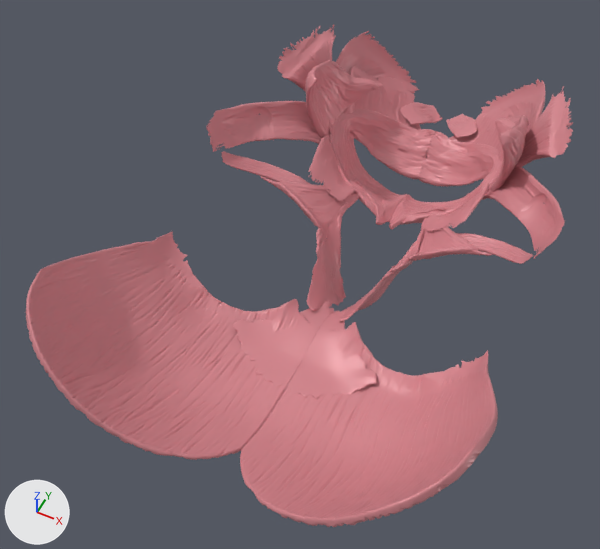
What one commit did to the glTF model public/anatomy/face-muscles.glb.
Rendered twice from a 50 mm camera at (60.7, -1678.6, 8.9) aimed at (-11.6, -1534.1, -171.8). The lights are fixed; the arrows at lower left show +X, +Y and +Z. The older version comes first. Where no turn or scale is listed for an object, it has been applied to the vertices.

The scene before the commit, as lines of its bpy script (objects in view):
```python
me_grand_zygomatique_gauche = bpy.data.meshes.new('grand_zygomatique_gauche')
me_grand_zygomatique_gauche.from_pydata(...)  # 5023 vertices, 10090 faces; spans x -14.3..14.3, y -26.4..26.4, z -12.4..12.4
me_grand_zygomatique_gauche.materials.append(mat_material_0)  # pink #d4868e
me_procerus_droit = bpy.data.meshes.new('procerus_droit')
me_procerus_droit.from_pydata(...)  # 2742 vertices, 5484 faces; spans x -11.2..11.2, y -17.7..17.7, z -3.0..3.0
me_procerus_droit.materials.append(mat_material_0)  # pink #d4868e
me_procerus_gauche = bpy.data.meshes.new('procerus_gauche')
me_procerus_gauche.from_pydata(...)  # 2738 vertices, 5469 faces; spans x -11.2..11.2, y -17.7..17.7, z -3.0..3.0
me_procerus_gauche.materials.append(mat_material_0)  # pink #d4868e
ob_grand_zygomatique_gauche = bpy.data.objects.new('grand_zygomatique_gauche', me_grand_zygomatique_gauche)
ob_grand_zygomatique_gauche.location = (38.8, -1489.3, -159.1)
ob_procerus_droit = bpy.data.objects.new('procerus_droit', me_procerus_droit)
ob_procerus_droit.location = (-11.9, -1547.9, -181.6)
ob_procerus_gauche = bpy.data.objects.new('procerus_gauche', me_procerus_gauche)
ob_procerus_gauche.location = (10.6, -1548.0, -181.6)
# also in view: 'risorius_droit' at (-38.0, -1467.0, -153.6); 'orbiculaire_de_la_bouche' at (-0.7, -1469.8, -176.7); 'mentonnier_droit' at (-8.0, -1444.6, -174.3); 'elevateur_de_l_angle_de_la_bouche_gauche' at (19.2, -1490.2, -171.1); 'buccinateur_gauche' at (26.8, -1471.2, -152.6)
```
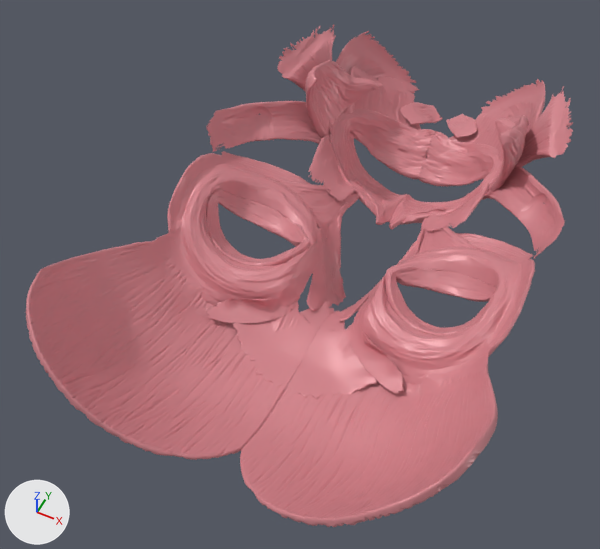
What differs and where, as boxes [x1, y1, x2, y2] in the pictures (600 x 549 px):
'orbiculaire_de_l_il_partie_palpebrale_droit', added (pink): after [167, 153, 322, 307]
'orbiculaire_de_l_il_partie_palpebrale_gauche', added (pink): after [353, 247, 535, 385]
'orbiculaire_de_l_il_partie_orbitaire_gauche', added (pink): after [385, 266, 497, 335]
'orbiculaire_de_l_il_partie_orbitaire_droit', added (pink): after [206, 189, 309, 266]
'corrugateur_du_sourcil_droit', added (pink): after [205, 293, 300, 324]
'corrugateur_du_sourcil_gauche', added (pink): after [349, 316, 405, 394]

Patch to the scene script:
```diff
--- a/public/anatomy/face-muscles.glb.py
+++ b/public/anatomy/face-muscles.glb.py
@@ ob_orbiculaire_de_l_il_partie_palpebrale_gauche @@
+ob_orbiculaire_de_l_il_partie_palpebrale_gauche = bpy.data.objects.new('orbiculaire_de_l_il_partie_palpebrale_gauche', me_orbiculaire_de_l_il_partie_palpebrale_gauche)  # 11521 vertices, 23042 faces; spans x -21.5..21.5, y -24.1..24.1, z -15.2..15.2; in mat_material_0 (pink #d4868e)
+ob_orbiculaire_de_l_il_partie_palpebrale_gauche.location = (29.5, -1528.7, -166.8)
@@ ob_orbiculaire_de_l_il_partie_palpebrale_droit @@
+ob_orbiculaire_de_l_il_partie_palpebrale_droit = bpy.data.objects.new('orbiculaire_de_l_il_partie_palpebrale_droit', me_orbiculaire_de_l_il_partie_palpebrale_droit)  # 11952 vertices, 23904 faces; spans x -21.5..21.5, y -24.1..24.1, z -15.3..15.3; in mat_material_0 (pink #d4868e)
+ob_orbiculaire_de_l_il_partie_palpebrale_droit.location = (-30.8, -1528.7, -166.8)
@@ ob_orbiculaire_de_l_il_partie_orbitaire_gauche @@
+ob_orbiculaire_de_l_il_partie_orbitaire_gauche = bpy.data.objects.new('orbiculaire_de_l_il_partie_orbitaire_gauche', me_orbiculaire_de_l_il_partie_orbitaire_gauche)  # 4140 vertices, 8280 faces; spans x -16.4..16.4, y -11.7..11.7, z -8.4..8.4; in mat_material_0 (pink #d4868e)
+ob_orbiculaire_de_l_il_partie_orbitaire_gauche.location = (28.0, -1527.7, -167.9)
@@ ob_orbiculaire_de_l_il_partie_orbitaire_droit @@
+ob_orbiculaire_de_l_il_partie_orbitaire_droit = bpy.data.objects.new('orbiculaire_de_l_il_partie_orbitaire_droit', me_orbiculaire_de_l_il_partie_orbitaire_droit)  # 4159 vertices, 8318 faces; spans x -16.3..16.3, y -11.7..11.7, z -8.4..8.4; in mat_material_0 (pink #d4868e)
+ob_orbiculaire_de_l_il_partie_orbitaire_droit.location = (-29.3, -1527.7, -167.9)
@@ ob_corrugateur_du_sourcil_gauche @@
+ob_corrugateur_du_sourcil_gauche = bpy.data.objects.new('corrugateur_du_sourcil_gauche', me_corrugateur_du_sourcil_gauche)  # 1357 vertices, 2742 faces; spans x -10.9..10.9, y -9.3..9.3, z -3.4..3.4; in mat_material_0 (pink #d4868e)
+ob_corrugateur_du_sourcil_gauche.location = (18.9, -1547.4, -175.8)
@@ ob_corrugateur_du_sourcil_droit @@
+ob_corrugateur_du_sourcil_droit = bpy.data.objects.new('corrugateur_du_sourcil_droit', me_corrugateur_du_sourcil_droit)  # 1360 vertices, 2756 faces; spans x -10.9..10.9, y -9.3..9.3, z -3.4..3.4; in mat_material_0 (pink #d4868e)
+ob_corrugateur_du_sourcil_droit.location = (-20.2, -1547.4, -175.8)
```
